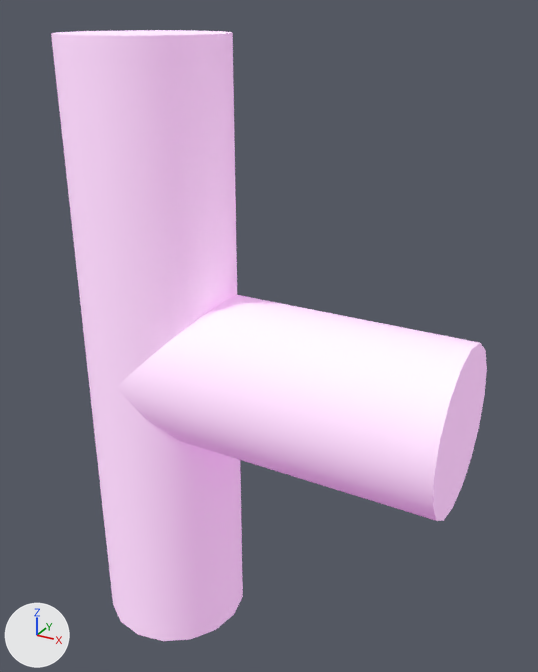
An edit to the OBJ model data/joint/joint_hinge2.obj, drawn before and after from the same camera.
One viewpoint serves both versions: a camera (50 mm lens) standing at (0.347, -0.45, 0.265) and looking at (0.091, 0.015, 0.033). The axes (+X, +Y, +Z) are drawn at lower left. The lights are the same throughout. Where no turn or scale is listed for an object, it has been applied to the vertices.

The first picture shows 'cylinder1', 'cylinder1_copy2'.
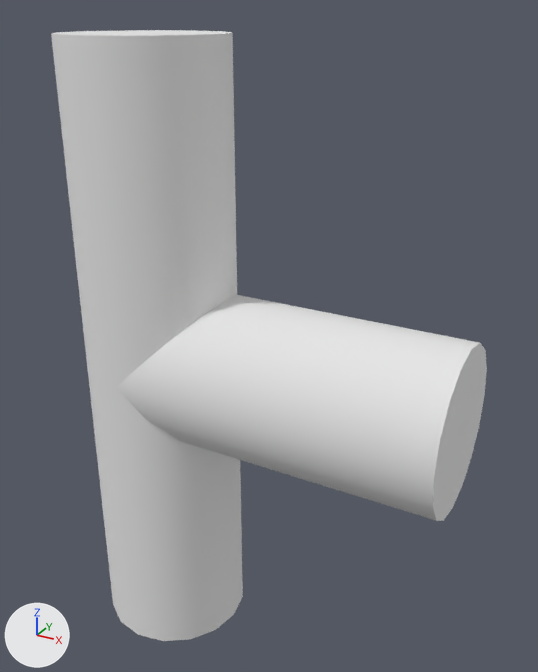
Scene script edits in JSON lines:
```json
{"op": "add", "block": "mat_joint", "code": ["mat_joint = principled_material('joint')", "mat_joint.base_color = (0.8, 0.8, 0.8)  # white #e7e7e7", "mat_joint.roughness = 1.0"]}
{"block": "me_cylinder1", "where": "me_cylinder1.from_pydata(...)  # 34 vertices, 48 faces; spans x -0.062..0.062, y -0.063..0.063, z -0.25..0.25"}
{"op": "remove", "block": "me_cylinder1", "code": "me_cylinder1.materials.append(mat_joint_hinge2)  # picture img_white_png"}
{"op": "add", "block": "me_cylinder1", "code": "me_cylinder1.materials.append(mat_joint)  # white #e7e7e7"}
{"block": "me_cylinder1_copy2", "where": "me_cylinder1_copy2.from_pydata(...)  # 33 vertices, 33 faces; spans x 0.0..0.25, y -0.062..0.062, z -0.062..0.062"}
{"op": "remove", "block": "me_cylinder1_copy2", "code": "me_cylinder1_copy2.materials.append(mat_joint_hinge2)  # picture img_white_png"}
{"op": "add", "block": "me_cylinder1_copy2", "code": "me_cylinder1_copy2.materials.append(mat_joint)  # white #e7e7e7"}
```

Changed parts and their boxes (x1, y1, x2, y2) in the pictures (538 x 672 px):
```json
{"object": "cylinder1", "change": "recoloured", "before": [51, 30, 243, 641], "after": [51, 30, 243, 641]}
{"object": "cylinder1_copy2", "change": "recoloured", "before": [116, 295, 487, 521], "after": [116, 295, 487, 521]}
```
